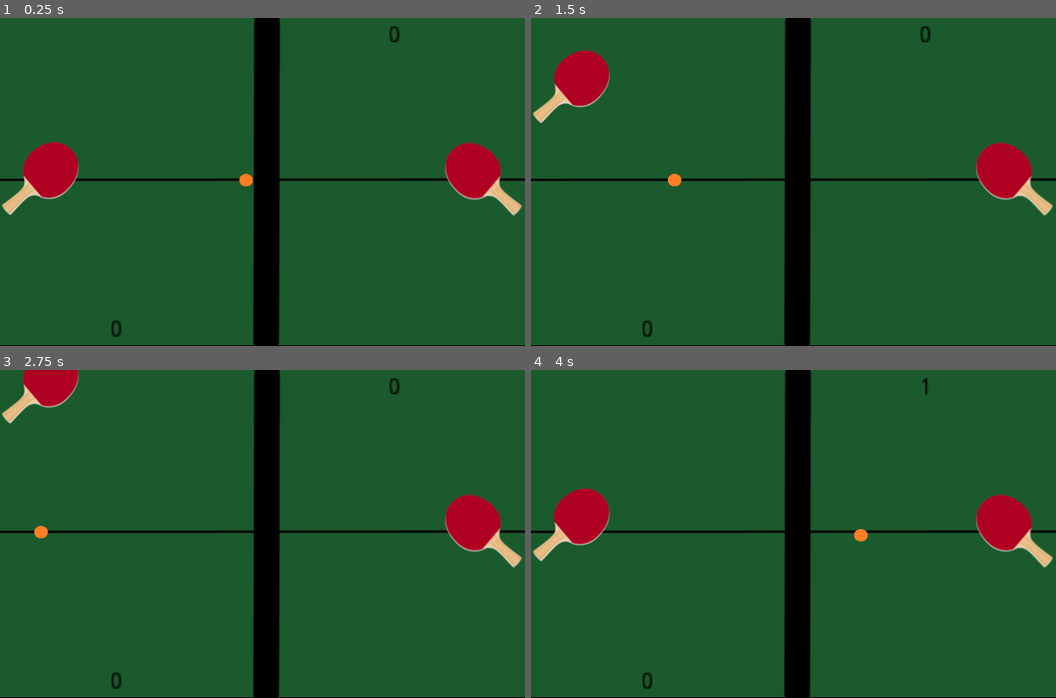
Above: before the commit, frames 1-4 (two rows, left to right).
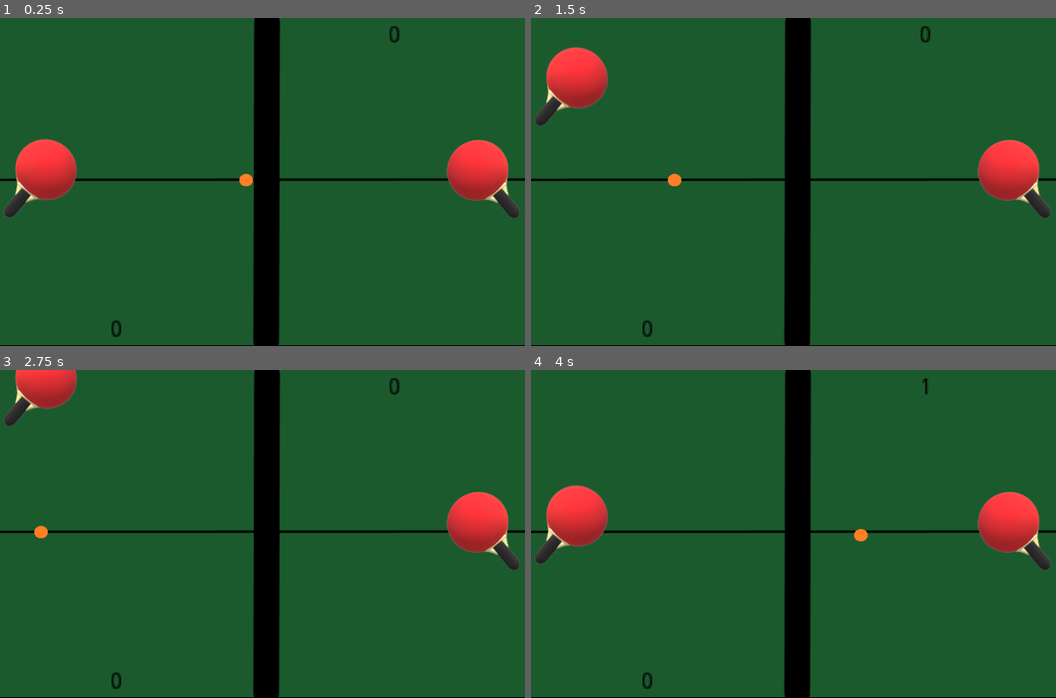
Above: after the commit, the same moments.

Repository: DewaldOosthuizen/2D-Pong
Game: Godot game, scene res://World.tscn
The game is run twice, just before and just after one commit, with the same random seed, the same clock (stepped at 60 frames per second) and the same inputs.
Inputs:
- Up to frame 1 (0.25 s): no input
- Up to frame 2 (1.5 s): hold W (left_up) 0.53-1.28 s; hold S (left_down) from 1.28 s (still down)
- Up to frame 3 (2.75 s): release S (left_down) at 2.03 s; hold W (left_up) from 2.03 s (still down)
- Up to frame 4 (4 s): release W (left_up) at 3.53 s; hold S (left_down) from 3.53 s (still down)

The runs differ from the first frame. In frame 1, 4.1% of the frame differs, in the area x 0-100%, y 36-61%; in frame 2, 4.1%; in frame 3, 3.5%; in frame 4, 4.1%, in the area x 0-100%, y 35-61%.

Commit message:
Created my own images for the bats

Diff:
--- a/World.tscn
+++ b/World.tscn
@@ -6,10 +6,10 @@
 [ext_resource path="res://Pong Resource/ball-orange.png" type="Texture" id=4]
 
 [sub_resource type="RectangleShape2D" id=4]
-extents = Vector2( 10, 33.8812 )
+extents = Vector2( 10, 37.3107 )
 
 [sub_resource type="RectangleShape2D" id=5]
-extents = Vector2( 10, 33.5841 )
+extents = Vector2( 10, 37.0135 )
 
 [sub_resource type="CircleShape2D" id=3]
 radius = 8.36332
@@ -54,7 +54,7 @@
 texture = ExtResource( 3 )
 
 [node name="CollisionShape2D" type="CollisionShape2D" parent="player1"]
-position = Vector2( 12.0033, -9.43112 )
+position = Vector2( 4.28693, -11.1459 )
 shape = SubResource( 4 )
 
 [node name="player2" type="StaticBody2D" parent="." groups=[
@@ -68,7 +68,7 @@
 flip_h = true
 
 [node name="CollisionShape2D" type="CollisionShape2D" parent="player2"]
-position = Vector2( -16.29, -11.1459 )
+position = Vector2( -8.57367, -11.1459 )
 shape = SubResource( 5 )
 
 [node name="theBall" type="Node2D" parent="." groups=[
Binary file changed: Pong Resource/bat.png
